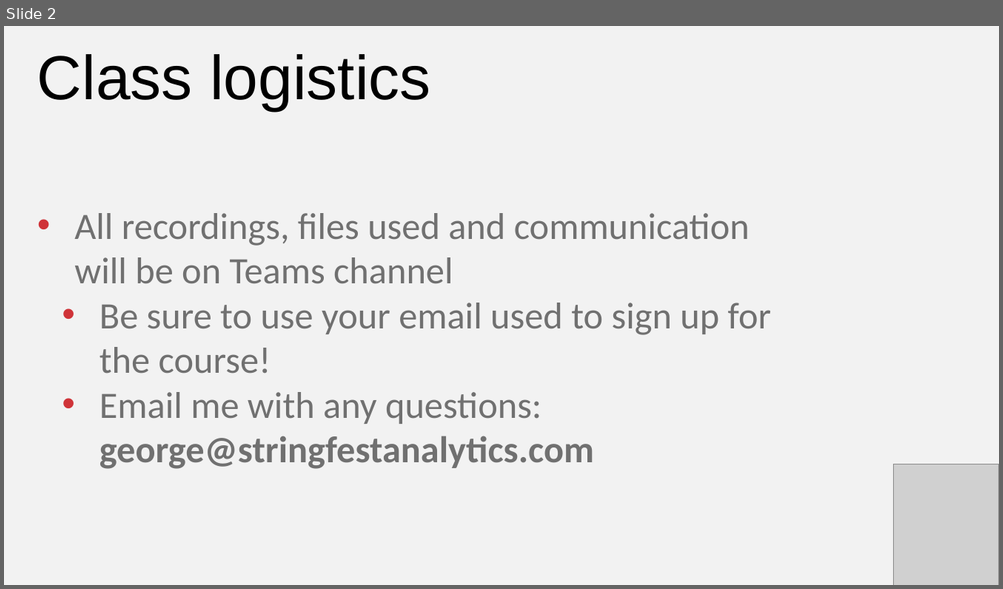
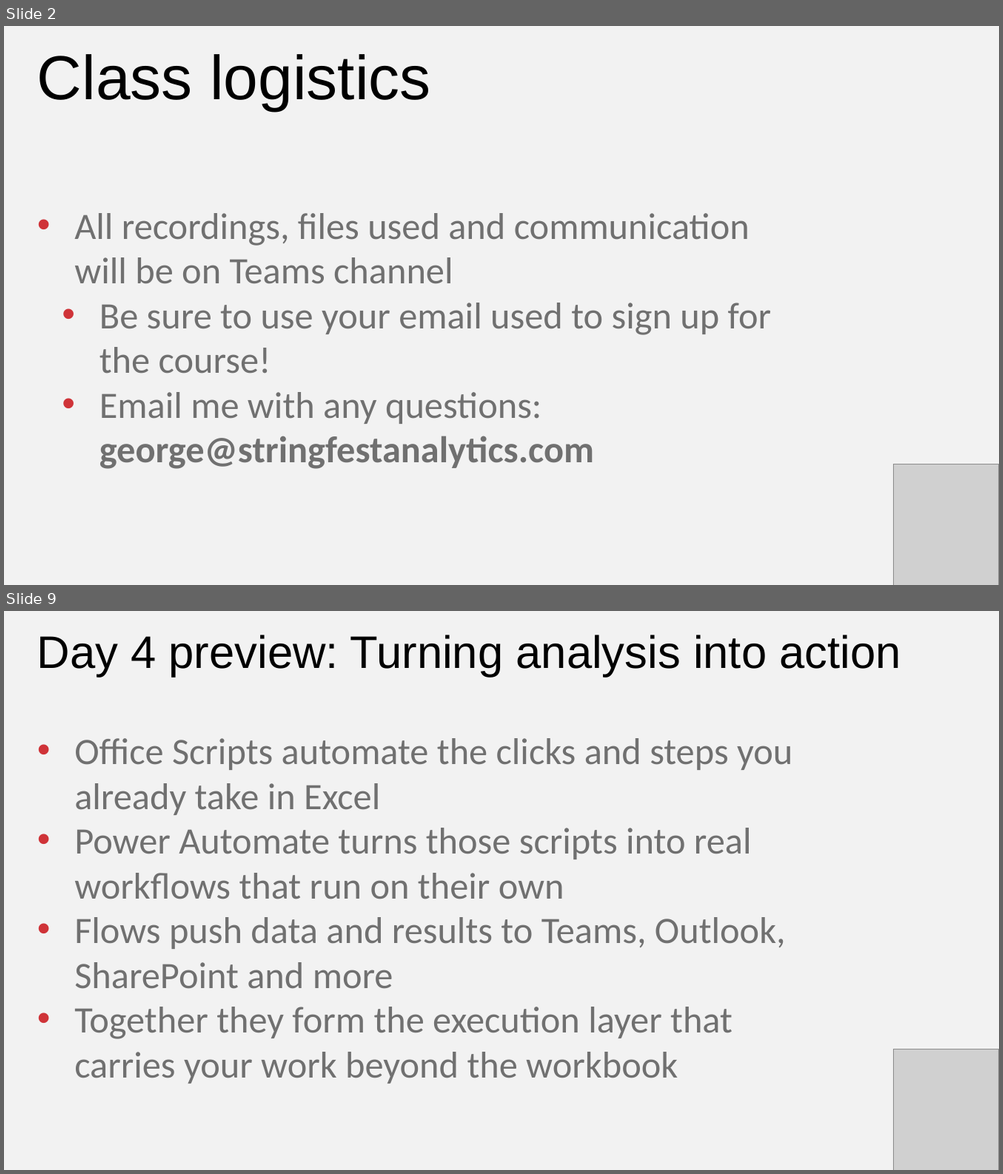
Before and after one commit to stringfestdata/ai-for-excel-in-a-week, a slide deck: day-3-copilot-python-agent-model/day-3-copilot-python-agent-mode.pptx. Shown one above the other, each under a label of ours: slide 2 before the commit, slides 2 and 9 after it; the slides between them are not shown. The pictures are 1003x589 and 1003x1174 pixels, drawn with LibreOffice and Linux fonts; fonts in the diff are those of the drawing; grey boxes stand for pictures. Boxes give left, top, right and bottom in pixels: in the first picture for what was removed or moved away, otherwise in the second. Text is boxed around its words. In the diff, an @@ line names an element or a change of style, - is before the commit and + after.

```diff
--- a/day-3-copilot-python-agent-model/day-3-copilot-python-agent-mode.pptx
+++ b/day-3-copilot-python-agent-model/day-3-copilot-python-agent-mode.pptx
@@ slide 9 added at (4,611,999,1170), background #F2F2F2 @@
@@ text added at (37,635,900,677), 66 pt, text #000000 @@
+Day 4 preview: Turning analysis into action
@@ text added at (74,738,792,1084), 54 pt, text #707070 @@
+• Office Scripts automate the clicks and steps you already take in Excel
+• Power Automate turns those scripts into real workflows that run on their own
+• Flows push data and results to Teams, Outlook, SharePoint and more
+• Together they form the execution layer that carries your work beyond the workbook
@@ picture added at (893,1049,998,1170) @@
```
Also in this commit, not shown: 3 slides changed, 4 other slides added, 3 slides removed, 26 other files.
